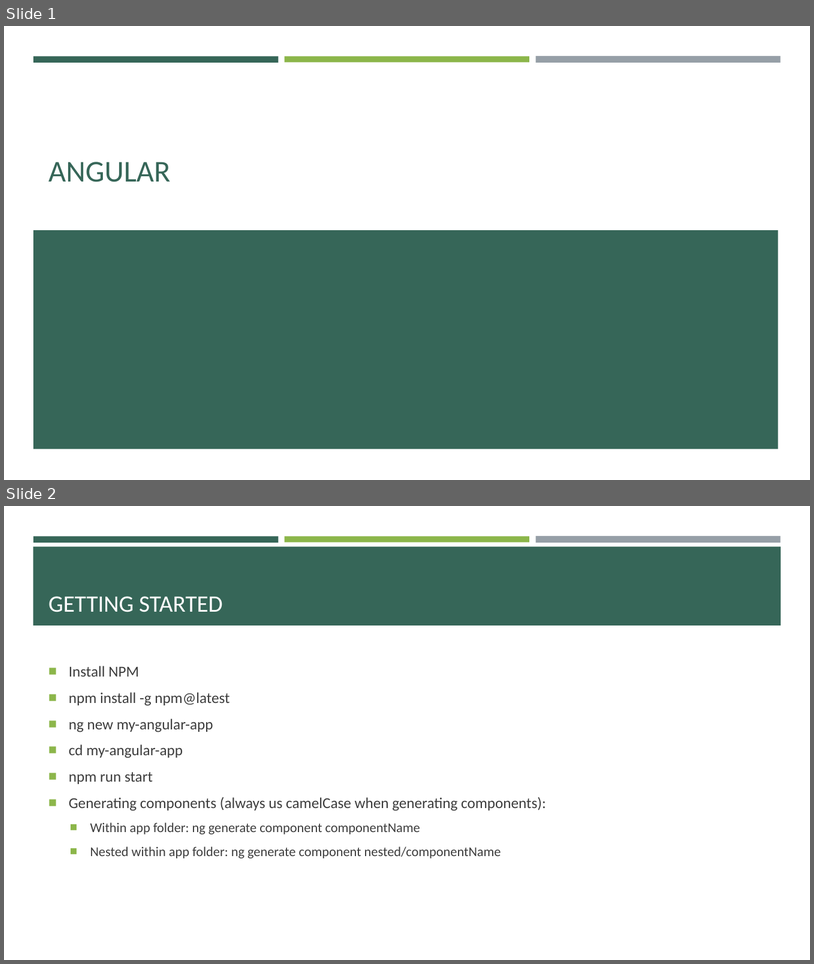
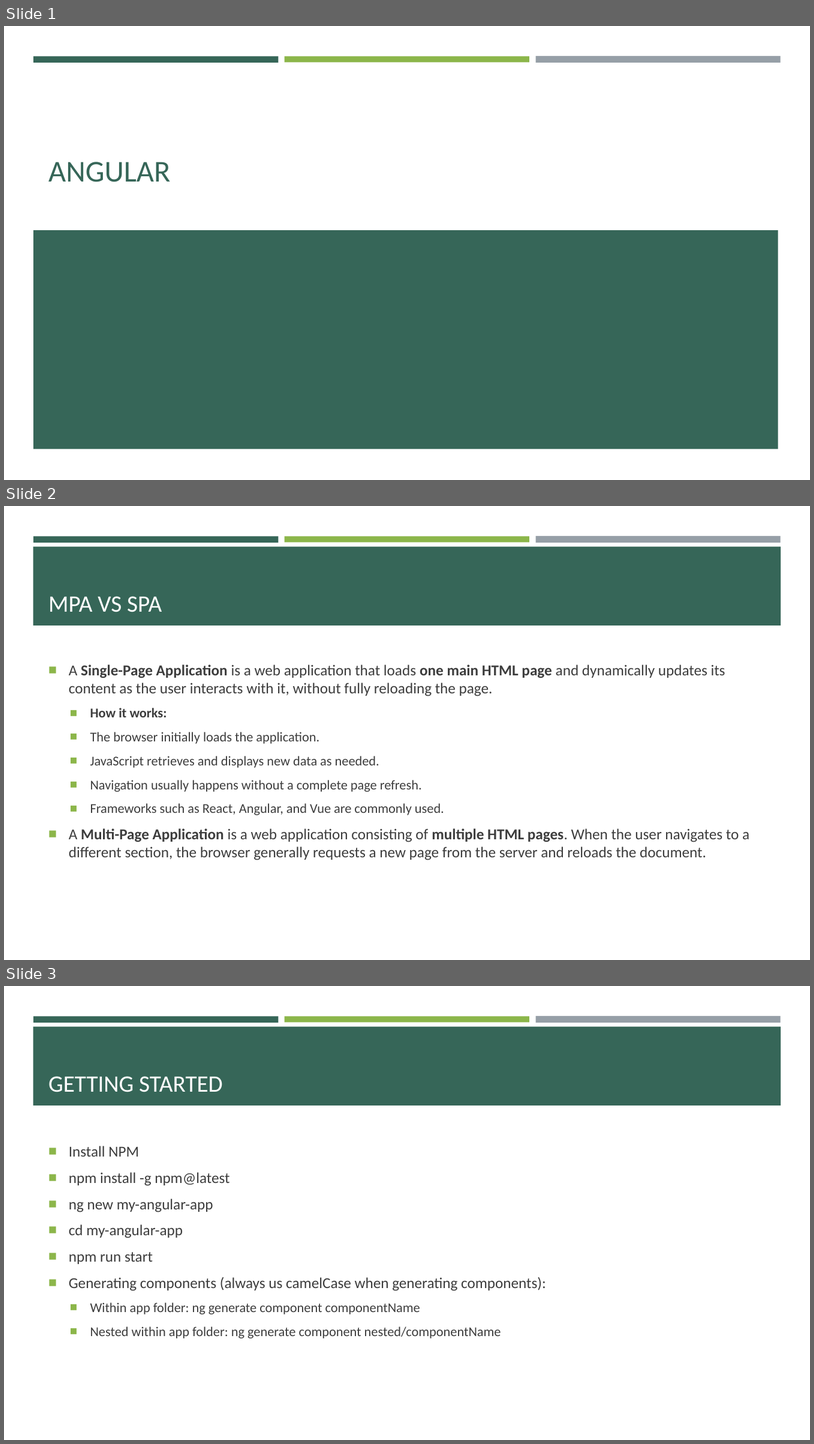
Before and after one commit to e-m-wilson/java-fs, a slide deck: Week_7/Angular.pptx. Shown one above the other, each under a label of ours: slides 1 and 2 before the commit, slides 1, 2 and 3 after it. The pictures are 814x964 and 814x1444 pixels, drawn with LibreOffice and Linux fonts; fonts in the diff are those of the drawing. Boxes give left, top, right and bottom in pixels: in the first picture for what was removed or moved away, otherwise in the second. Text is boxed around its words. In the diff, an @@ line names an element or a change of style, - is before the commit and + after.

```diff
--- a/Week_7/Angular.pptx
+++ b/Week_7/Angular.pptx
@@ slide 2 added at bbox=[4, 506, 810, 960], background #FFFFFF; not listed: 4 template elements that a slide beside it also shows @@
@@ title added at bbox=[48, 596, 162, 612], 28 pt, text #FFFFFF @@
+MPA VS SPA
@@ text added at bbox=[69, 664, 750, 860], 18 pt, text #3D3D3D @@
+■ A Single-Page Application is a web application that loads one main HTML page and dynamically updates its content as the user interacts with it, without fully reloading the page.
+  ■ How it works:
+  ■ The browser initially loads the application.
+  ■ JavaScript retrieves and displays new data as needed.
+  ■ Navigation usually happens without a complete page refresh.
+  ■ Frameworks such as React, Angular, and Vue are commonly used.
+■ A Multi-Page Application is a web application consisting of multiple HTML pages. When the user navigates to a different section, the browser generally requests a new page from the server and reloads the document.
@@ what was slide 2 is now slide 3 @@
```
Also in this commit, not shown: 9 other slides added, 2 slides removed, 4 other files.
